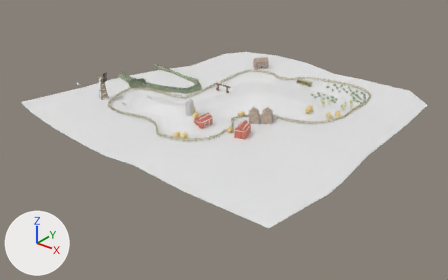
The Blender file media/trunk/tracks/farm/farm.blend: old version first, new version second.
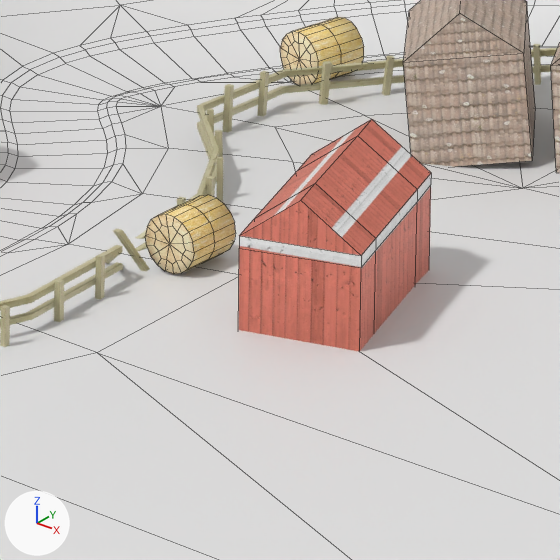
The first picture shows the older version from a camera (50 mm lens) standing at (493.0, -613.0, 308.0) and looking at (57.0, -67.0, -30.0). The close-ups show the older and then the newer version on the part from 48% to 58% of the width and 39% to 56% of the height of that picture. Only the edits that show in the close-ups are written down. Lighting does not change. The marker at lower left points along +X, +Y and +Z. Both versions are drawn at frame 300 of the action 'hayroll.002Action'; the numbers are the values there. The close-ups show mesh edges as thin lines.

Script lines for the objects in view, before the commit:
```python
me_cylinder_015 = bpy.data.meshes.new('Cylinder.015')
me_cylinder_015.from_pydata(...)  # 92 vertices, 90 faces; spans x -0.94..0.94, y -0.94..0.94, z -1.0..1.0
me_cylinder_015.polygons.foreach_set('use_smooth', [True] * 90)
me_cylinder_015.materials.append(mat_hay_jpg)  # picture img_hay_jpg
me_cylinder_016 = bpy.data.meshes.new('Cylinder.016')
me_cylinder_016.from_pydata(...)  # 92 vertices, 90 faces; spans x -3.0..3.0, y -3.0..3.0, z -3.2..3.2
me_cylinder_016.polygons.foreach_set('use_smooth', [True] * 90)
me_cylinder_016.materials.append(mat_hay_jpg)  # picture img_hay_jpg
me_wheat4 = bpy.data.meshes.new('wheat4')
me_wheat4.from_pydata(...)  # 1988 vertices, 1853 faces; spans x -91.0..95.0, y -95.0..87.0, z -4.0..2.0
me_wheat4.polygons.foreach_set('use_smooth', [True] * 1853)
me_wheat4.materials.append(None)
ob_hayroll_002 = bpy.data.objects.new('hayroll.002', me_cylinder_016)
ob_hayroll_002.location = (98.9, -108.8, 11.5)
ob_hayroll_002.rotation_euler = (4.642, -4.271, 3.065)  # degrees (266, -245, 176)
ob_hayroll_011 = bpy.data.objects.new('hayroll.011', me_cylinder_015)
ob_hayroll_011.location = (70.5, -50.3, 3.1)
ob_hayroll_011.rotation_euler = (1.548, 0.545, 6.077)  # degrees (89, 31, 348)
ob_hayroll_011.scale = (3.2, 3.2, 3.2)
ob_racetrack = bpy.data.objects.new('racetrack', me_wheat4)
ob_racetrack.location = (45.5, -30.6, 8.1)
ob_racetrack.scale = (2.24, 2.24, 2.24)
# also in view: 'fence.002' at (48.0, -28.0, 8.0); 'Barn.002' at (116.0, -108.0, 16.0); 'smallbarn.001' at (94.0, -57.0, 10.0)
```
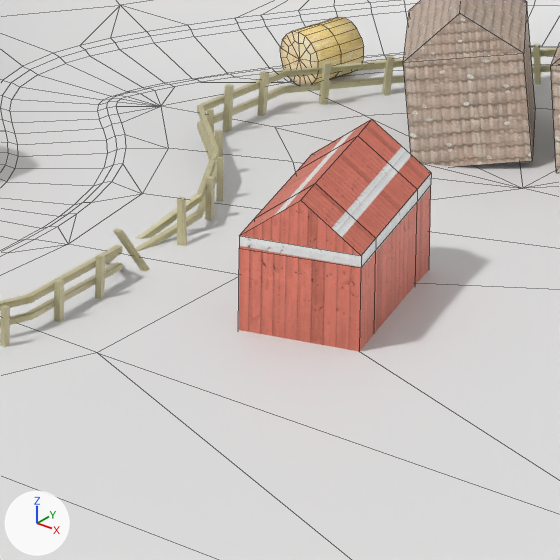
Pixel boxes [x1, y1, x2, y2] of what changed, in the close-ups (560 x 560 px):
'hayroll.002', moved, turned (not visible afterwards): before [145, 195, 236, 274]

The edits, one by one:
Object 'hayroll.002' (ob_hayroll_002) moves from (98.9, -108.8, 11.5) to (60.7, -106.4, 9.2).
Object 'hayroll.002' (ob_hayroll_002) turns from (266, -245, 176) to (180, -256, 84) degrees about x, y and z.
